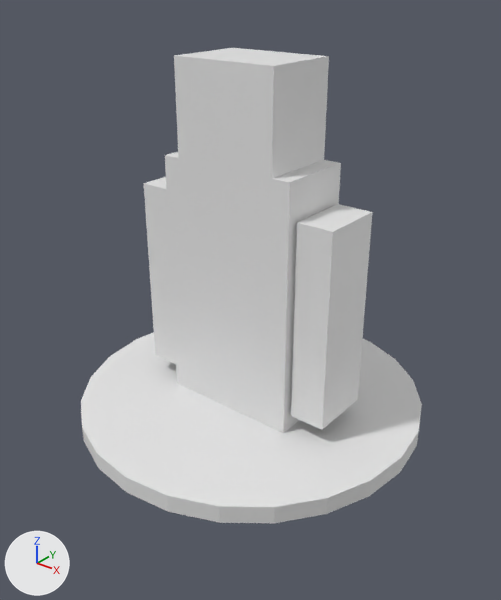
Two versions of the OBJ model tts/models/hams-soldier.obj, one commit apart.
Rendered twice from a 50 mm lens placed at (1.096, -1.372, 1.2), pointed at (0.042, -0.054, 0.383). The axes (+X, +Y, +Z) are drawn at lower left. The lights are the same throughout. The older version comes first. Where no turn or scale is listed for an object, it has been applied to the vertices.

The older version as bpy lines, for what is in view:
```python
me_hams_soldier = bpy.data.meshes.new('hams_soldier')
me_hams_soldier.from_pydata(...)  # a 24-sided cylinder along z spanning x -0.5..0.5, y -0.5..0.5, z 0.0..0.05; a box spanning x -0.2..0.2, y -0.11..0.11, z 0.05..0.75; a box spanning x -0.15..0.15, y -0.11..0.11, z 0.75..1.0; a box spanning x -0.31..-0.21, y -0.09..0.09, z 0.1..0.65; a box spanning x 0.21..0.31, y -0.09..0.09, z 0.1..0.65
ob_hams_soldier = bpy.data.objects.new('hams_soldier', me_hams_soldier)
ob_hams_soldier.location = (0.0, 0.0, 0.0)
```
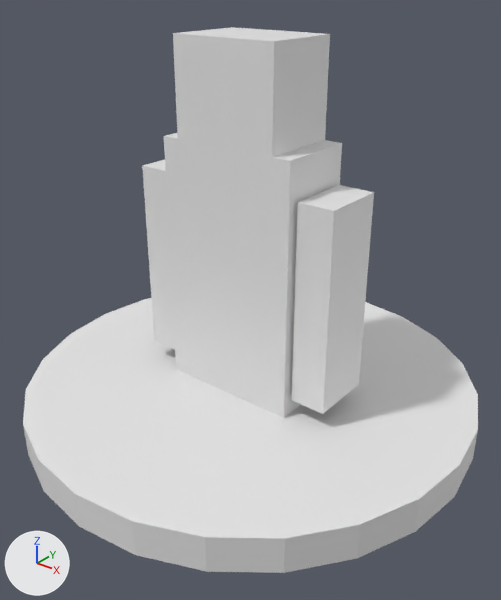
Changed parts and their boxes (x1, y1, x2, y2) in the pictures (501 x 600 px; the box of a moved part takes in the faces that stretch with it):
'hams_soldier', reshaped (33% wider, 15% taller)
    before: (81, 48, 422, 523)
    after: (23, 27, 478, 573)
part 1 of me_hams_soldier, moved or reshaped
    before: (81, 332, 422, 523)
    after: (23, 298, 478, 573)
part 2 of me_hams_soldier, moved or reshaped
    before: (165, 152, 341, 433)
    after: (164, 133, 342, 418)
part 3 of me_hams_soldier, moved or reshaped
    before: (174, 48, 329, 179)
    after: (173, 27, 330, 157)
part 4 of me_hams_soldier, moved or reshaped
    before: (144, 177, 176, 364)
    after: (142, 159, 175, 350)
part 5 of me_hams_soldier, moved or reshaped
    before: (291, 204, 373, 430)
    after: (291, 185, 374, 414)

Diff of the bpy script that builds the scene:
```diff
--- a/tts/models/hams-soldier.obj.py
+++ b/tts/models/hams-soldier.obj.py
@@ me_hams_soldier @@
 # used by ob_hams_soldier; location = (0.0, 0.0, 0.0)
-me_hams_soldier.from_pydata(...)  # 82 vertices, 144 faces; spans x -0.5..0.5, y -0.5..0.5, z 0.0..1.0
+me_hams_soldier.from_pydata(...)  # 82 vertices, 144 faces; spans x -0.65..0.65, y -0.65..0.65, z 0.0..1.05
+# me_hams_soldier part 1: the loose piece of 50 vertices spanning x -0.5..0.5, y -0.5..0.5, z 0.0..0.05 is scaled about the mesh origin by (1.3, 1.3, 2)
+# me_hams_soldier part 2: the loose piece of 8 vertices spanning x -0.2..0.2, y -0.11..0.11, z 0.05..0.75 is moved by (0.0, 0.0, 0.05)
+# me_hams_soldier part 3: the loose piece of 8 vertices spanning x -0.15..0.15, y -0.11..0.11, z 0.75..1.0 is moved by (0.0, 0.0, 0.05)
+# me_hams_soldier part 4: the loose piece of 8 vertices spanning x -0.31..-0.21, y -0.09..0.09, z 0.1..0.65 is moved by (0.0, 0.0, 0.05)
+# me_hams_soldier part 5: the loose piece of 8 vertices spanning x 0.21..0.31, y -0.09..0.09, z 0.1..0.65 is moved by (0.0, 0.0, 0.05)
```
